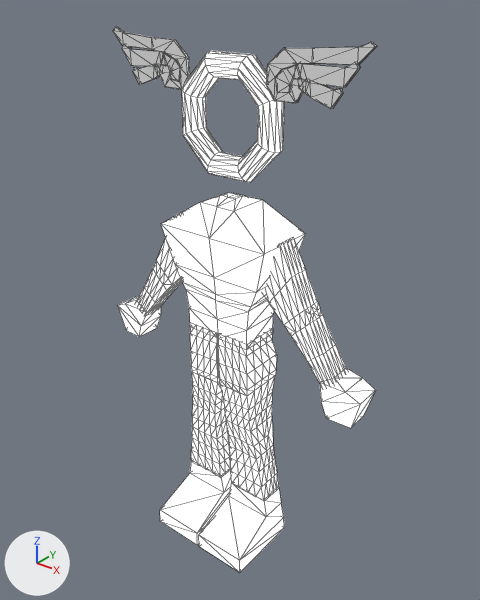
One commit to the glTF model platformer-game/assets/models/player/player.glb: the scene before it, then after it.
Camera for both pictures: a 50 mm camera at (1.219, -1.423, 1.837) aimed at (0.025, 0.07, 0.912). Every picture has the same lights, and +X, +Y and +Z are marked at lower left. The picture after the commit comes second. Mesh edges are drawn as thin lines. Vertices at exactly the same position are counted once.

Names of what the first picture shows: 'arms', 'feet', 'hands', 'head', 'legs', 'torso', 'wings'.
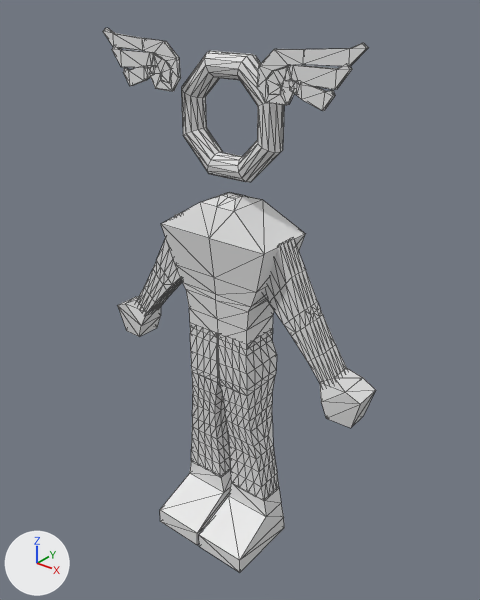
Where the newer file only moved an object's origin or applied its transform, the numbers keep the older frame.

Boxes [x1, y1, x2, y2] around the edits, measured in the pictures (480 x 600 px):
'torso', surface changed, shading changed (darker)
    both: [161, 192, 306, 349]
'legs', surface changed, shading changed (darker)
    both: [190, 322, 279, 501]
'wings', moved
    before: [113, 27, 377, 109]
    after: [103, 28, 369, 111]
'feet', surface changed
    both: [160, 461, 284, 572]
'head', recoloured, surface changed (darker)
    both: [182, 51, 284, 182]
'arms', surface changed (darker)
    both: [137, 212, 347, 383]
'hands', recoloured, surface changed
    both: [118, 296, 376, 428]
part 1 of me_cube_003, shading changed
    both: [191, 344, 277, 492]
part 2 of me_cylinder, shading changed
    both: [161, 203, 264, 336]

The change, as a list of edits to the scene's bpy script:
```text
Change mat_circlehead_v1:
    where n0 = _N.new('ShaderNodeBsdfPrincipled'); n0.name = 'Principled BSDF'
    remove n0.inputs[1].default_value = 1.0  # 'Metallic'
    remove n0.inputs[28].default_value = 1.0  # 'Emission Strength'
    where n2 = _N.new('ShaderNodeMix'); n2.name = 'Mix'
    n2.inputs[7].default_value: (0.0, 0.0, 0.0, 1.0) -> (0.8, 0.8, 0.8, 1.0)  # 'B', black #000000 -> 'B', white #e7e7e7
Change mat_circlehead_v1_001:
    mat_circlehead_v1_001.base_color: (0.0, 0.0, 0.0) -> (0.8, 0.8, 0.8)  # black #000000 -> white #e7e7e7
    remove mat_circlehead_v1_001.emission_strength = 1.0
Change me_cube_003:
    where me_cube_003.from_pydata(...)  # 476 vertices, 948 faces; spans x -0.172..0.172, y -0.015..0.146, z 0.197..0.82
    used by ob_legs; location = (0.0, 0.0, 0.0)
    me_cube_003 part 1: 219 of the faces centred in x -0.169..0.169, y -0.012..0.133, z 0.218..0.792 are now shaded smooth
Change me_cylinder:
    where me_cylinder.from_pydata(...)  # 48 vertices, 94 faces; spans x -0.201..0.201, y -0.043..0.163, z 0.801..1.253
    used by ob_torso; location = (0.0, 0.0, 0.0)
    me_cylinder part 2: 19 of the faces centred in x -0.13..0.121, y -0.037..0.157, z 0.847..1.178 are now shaded smooth
Change ob_wings:
    ob_wings.location: (0.0, 0.0, 0.0) -> (0.0, -0.039, 0.0)
```
